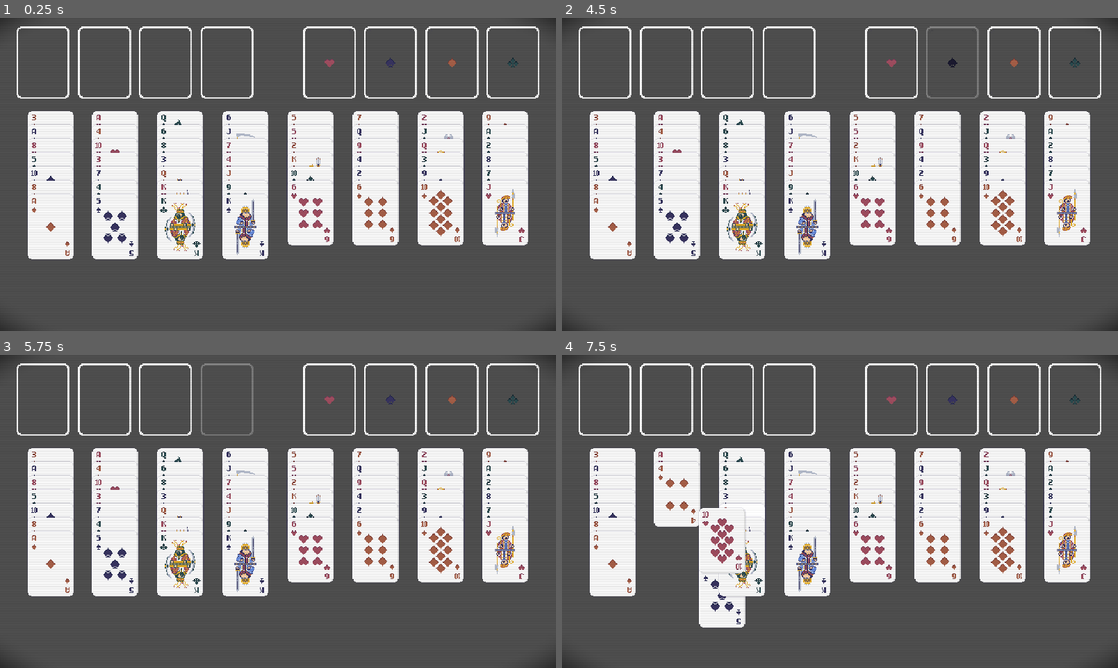
Above: before the commit, frames 1-4 (two rows, left to right).
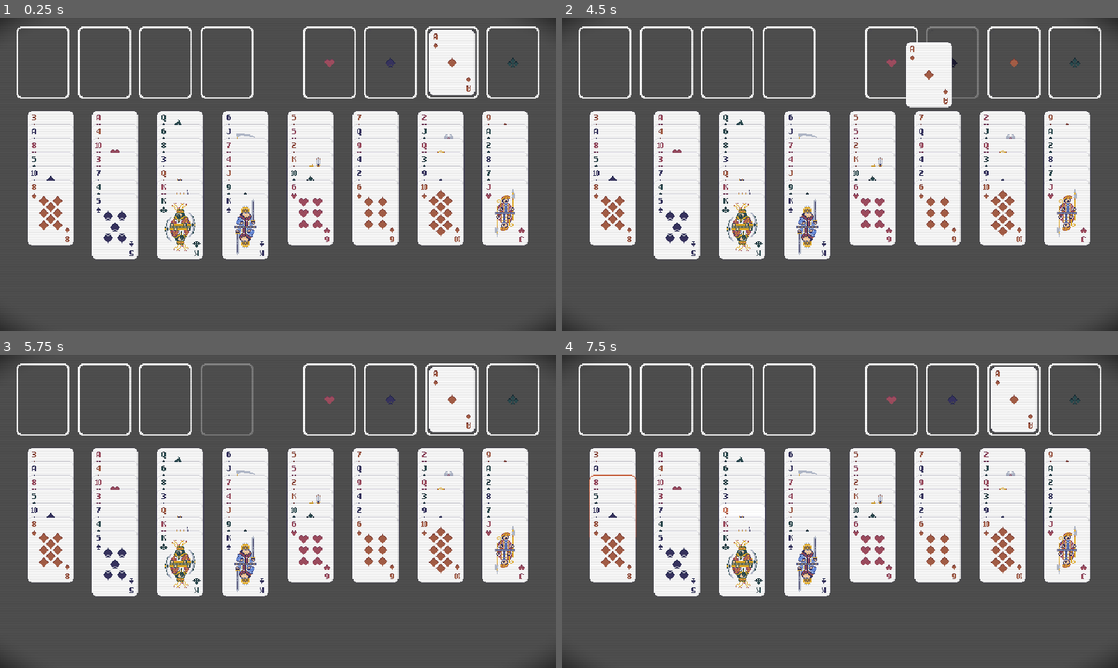
Above: after the commit, the same moments.

Repository: rodeoclown/GoodEnoughFreeCell
Game: Godot game, scene res://Table/table.tscn
The game is run twice, just before and just after one commit, with the same random seed, the same clock (stepped at 60 frames per second) and the same inputs.
Inputs (mouse positions are in pixels of both pictures, inside the frame that each line leads up to):
- Up to frame 1 (0.25 s): no input
- Up to frame 2 (4.5 s): tap Enter at 0.5, 2, 3.5 s; drag from (606, 61) to (895, 105) at 0.52 s; tap Space at 1.25, 2.75, 4.25 s; drag from (890, 61) to (812, 237) at 1.27 s; move the mouse to (667, 61) at 2.02 s; press the mouse at (667, 61) at 2.03 s; release the mouse at (667, 61) at 2.75 s; drag from (951, 61) to (673, 127) at 2.77 s; drag from (728, 61) to (867, 174) at 3.52 s; drag from (1012, 61) to (756, 96) at 4.27 s
- Up to frame 3 (5.75 s): move the mouse to (227, 398) at 5.02 s; press the mouse at (227, 398) at 5.03 s
- Up to frame 4 (7.5 s): release the mouse at (789, 398) at 5.75 s; drag from (1073, 398) to (728, 527) at 5.77 s; drag from (612, 480) to (895, 442) at 6.52 s; drag from (678, 480) to (812, 574) at 7.27 s

The runs differ from the first frame. In frame 1, 2.4% of the frame differs, in the area x 5-86%, y 3-78%; in frame 2, 2.3%; in frame 3, 2.4%; in frame 4, 6.8%, in the area x 4-86%, y 3-88%.

Commit message:
After dropping a card, check if we have won or else move any relevant cards to foundations

Diff:
--- a/Card/card.gd
+++ b/Card/card.gd
@@ -144,9 +144,9 @@
 var last_position: Vector2
 
 
-const use_simple_rules = true
-func can_start_drag(_frameType: CardFrame.FrameType) -> bool:
-	#TODO: Variant -- locked in on foundations
+const use_simple_rules = false
+func can_start_drag() -> bool:
+	#TODO: Possible Variant -- locked in on foundations
 	#if (root_ancestor.frameType == CardFrame.FrameType.Hearts_Foundation ||
 		#root_ancestor.frameType == CardFrame.FrameType.Spades_Foundation ||
 		#root_ancestor.frameType == CardFrame.FrameType.Diamonds_Foundation ||
@@ -157,13 +157,12 @@
 	if use_simple_rules:
 		return true
 
-	# TODO: When using regular rules, prevent dragging a card if it's direct child is not the next rank down and the opposite colour
-
-	return true
+	# When using regular rules, prevent dragging a card if it's direct child is not the next rank down and the opposite colour
+	return (!next_card || (next_card.colour != self.colour && next_card.rank == (self.rank-1)))
 
 static var preview_card: Card
 func drag_start(at_position: Vector2) -> Variant:
-	if !can_start_drag(root_ancestor.frameType):
+	if !can_start_drag():
 		return null
 
 	Input.mouse_mode = Input.MOUSE_MODE_HIDDEN
@@ -228,12 +227,16 @@
 	if !is_dragging:
 		super.end_hover()
 
-func move_to_best_location():
+func move_to_best_location(only_foundation: bool=false) -> bool:
 	# See if there is a valid foundation to send the card to
 	for foundation in table.foundations:
 		if (foundation.can_drop(Vector2.ZERO, self)):
 			foundation.on_drop(Vector2.ZERO, self)
-			return
+			return true
+
+	# If we only want to check foundations, then we are returning false (i.e., not moving anything)
+	if (only_foundation):
+		return false
 
 	# See if there is a cascade to send the card to (starting with the next cascade from the one this is in and moving right)
 	var start_i: int = 8
@@ -244,19 +247,19 @@
 		var cascade = table.cascades[start_i % 8]
 		if (cascade.can_drop(Vector2.ZERO, self)):
 			cascade.on_drop(Vector2.ZERO, self)
-			return
+			return true
 		start_i += 1
 
 	# Move to a valid free cell (unless already on one)
 	if (self.root_ancestor.frameType == CardFrame.FrameType.FreeCell):
-		return
+		return false
 	for cell in table.freeCells:
 		if (cell.can_drop(Vector2.ZERO, self)):
 			cell.on_drop(Vector2.ZERO, self)
-			return
+			return true
 
 	# Otherwise, do nothing...
-	return
+	return false
 
 
 static func newCard(_suit: Suit, _rank: int, _table: Table) -> Card:
--- a/CardFrame/card_frame.gd
+++ b/CardFrame/card_frame.gd
@@ -13,6 +13,7 @@
 	Cascade,
 }
 
+signal after_drop(frame: CardFrame)
 
 @export var frameType: FrameType:
 	set(value):
@@ -108,6 +109,8 @@
 		old_root.reset_cards()
 		print("Moved %s from: %s [%s] -> %s [%s]." % [dragged, old_root, old_root.last_card, self, self.last_card])
 
+	after_drop.emit(self, old_root)
+
 
 func child_position() -> Vector2:
 	return position + Vector2(3, 3)
--- a/Table/screen_effect.tscn
+++ b/Table/screen_effect.tscn
@@ -5,7 +5,7 @@
 [sub_resource type="ShaderMaterial" id="ShaderMaterial_ybwc7"]
 shader = ExtResource("1_r4md5")
 shader_parameter/smearing = 0.0
-shader_parameter/color_offset = 1.6299399954733396e-09
+shader_parameter/color_offset = 1.6299399954733394e-09
 shader_parameter/sharpening = 0.0
 shader_parameter/static_noise = 0.0
 shader_parameter/crack_center = Vector2(0, 0)
--- a/Table/table.gd
+++ b/Table/table.gd
@@ -4,6 +4,8 @@
 @export var foundations: Array[CardFrame]
 @export var freeCells: Array[CardFrame]
 @export var cascades: Array[CardFrame]
+
+var initialising = true
 
 func _ready() -> void:
 	self.z_index = RenderingServer.CANVAS_ITEM_Z_MIN
@@ -18,11 +20,13 @@
 		cell.position = Vector2((2 * cardFrameXOffset) + ((CardFrame.width + cardFrameXOffset) * i), 10)
 		freeCells.push_back(cell)
 		add_child(cell)
+		cell.after_drop.connect(after_drop)
 
 		var foundation = CardFrame.newCardFrame(i + 1, i)
 		foundation.position = Vector2((screen_width / 2) + (3 * cardFrameXOffset) + ((CardFrame.width + cardFrameXOffset) * i), 10)
 		foundations.push_back(foundation)
 		add_child(foundation)
+		foundation.after_drop.connect(after_drop)
 
 	for i in range(0, 8):
 		var cascade = CardFrame.newCardFrame(CardFrame.FrameType.Cascade, i)
@@ -30,6 +34,7 @@
 		cascade.position = Vector2((2 * cascadeXOffset) + ((CardFrame.width + cascadeXOffset) * i), CardFrame.height + 20)
 		cascades.push_back(cascade)
 		add_child(cascade)
+		cascade.after_drop.connect(after_drop)
 
 	for suit in Card.Suit.values():
 		for rank in range(Card.ACE, Card.KING+1):
@@ -44,9 +49,41 @@
 		card.z_index = z
 		add_child(card)
 
+	initialising = false
+	move_cards_to_foundations()
+
 
 # Right-click is cancel, but we want this to catch everything
 func _process(_delta: float) -> void:
 	if Input.is_action_just_released("ui_cancel"):
 		SelectionManager.selected_card = null
 	pass
+
+
+func after_drop(drop_target: CardFrame, drop_source: CardFrame):
+	prints("DROPPED %s from %s" % [drop_target, drop_source])
+
+	# Check for win
+	if foundations.all(has_king):
+		prints("WINNER")
+	else:
+		prints("NOT A WINNER")
+
+	if !initialising:
+		#Check if any cards can be moved to a foundation (and move them)
+		move_cards_to_foundations()
+
+func has_king(foundation: CardFrame):
+	return foundation.last_card && foundation.last_card.rank == Card.KING
+
+func last_card_rank_or_0(f: CardFrame):
+	return f.last_card.rank if f.last_card else 0
+
+func move_cards_to_foundations():
+	var min_foundation = foundations.map(last_card_rank_or_0).min()
+
+	for target in (freeCells + cascades):
+		if (target.last_card && target.last_card.rank <= min_foundation + 2):
+			if target.last_card.move_to_best_location(true):
+				prints("Can move %s" % target.last_card)
+				return
